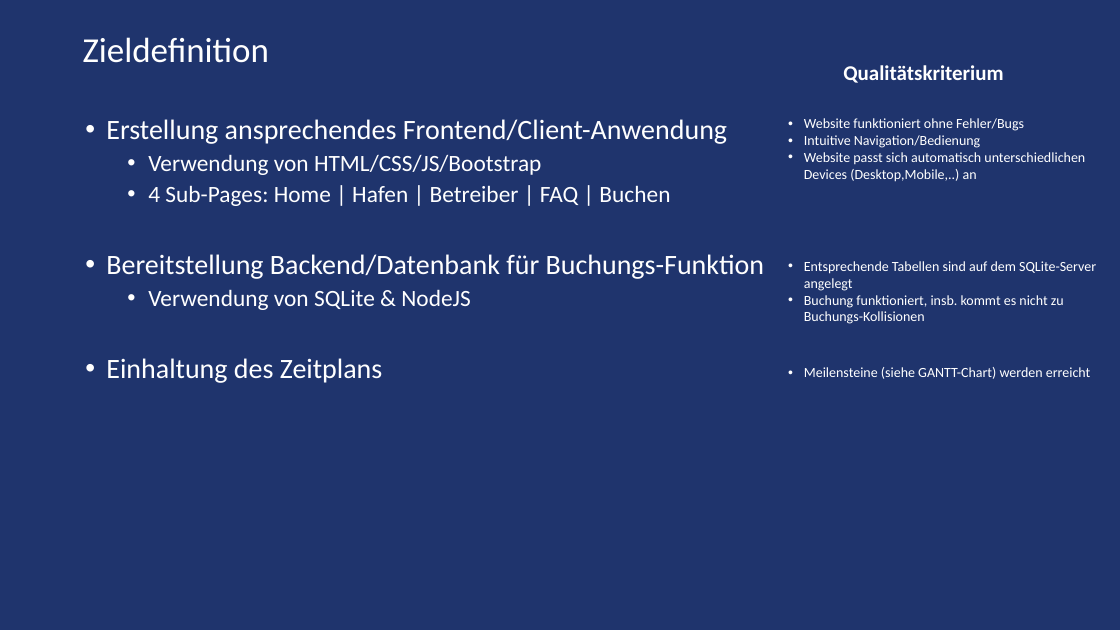
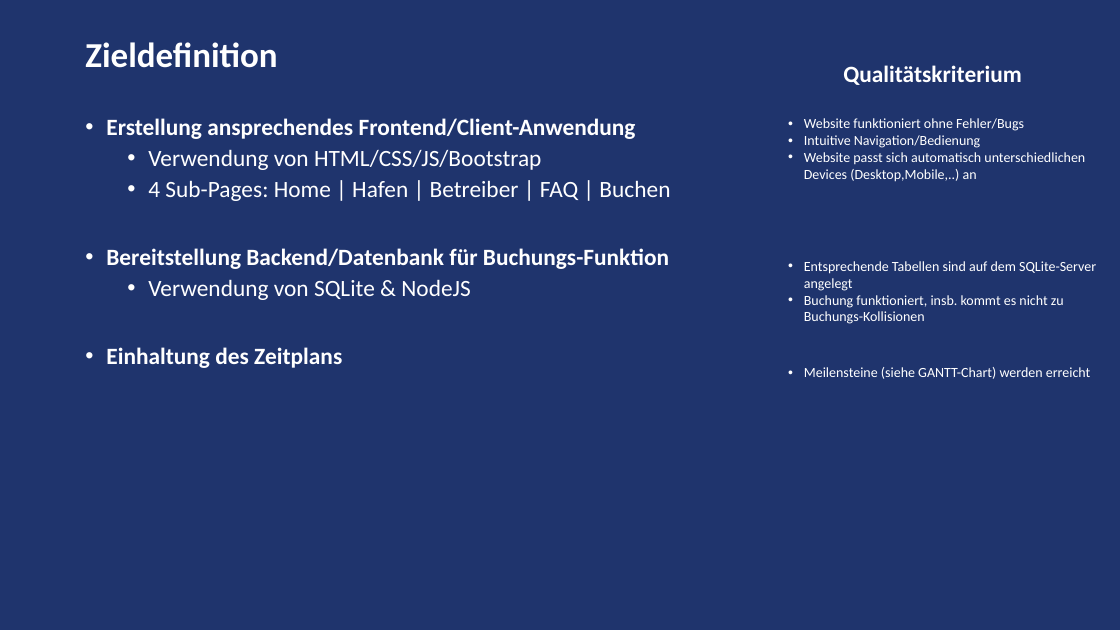
Before and after one commit to blakars/Booking-Website, a slide deck: slide 3 of Orga/Teil1_Geschaeftsvorschlag_223027.pptx. Drawn at 1120x630 pixels with LibreOffice and Linux fonts; fonts in the diff are those of the drawing. Boxes give left, top, right and bottom in pixels: in the first picture for what was removed or moved away, otherwise in the second. Text is boxed around its words. In the diff, an @@ line names an element or a change of style, - is before the commit and + after.

```diff
--- a/Orga/Teil1_Geschaeftsvorschlag_223027.pptx
+++ b/Orga/Teil1_Geschaeftsvorschlag_223027.pptx
@@ title "Zieldefinition" at bbox=[85, 42, 277, 68]: bold on @@
@@ text "Qualitätskriterium" at bbox=[843, 65, 1022, 85]: size 18 to 20 pt @@
@@ text at bbox=[106, 118, 669, 368]: size 24 to 20 pt, bold on in "Erstellung ansprechendes Frontend/Client-Anwendung", "Bereitstellung Backend/Datenbank für Buchungs-Funktion", "Einhaltung des Zeitplans" @@
```
Also in this commit, not shown: 9 other slides changed.
